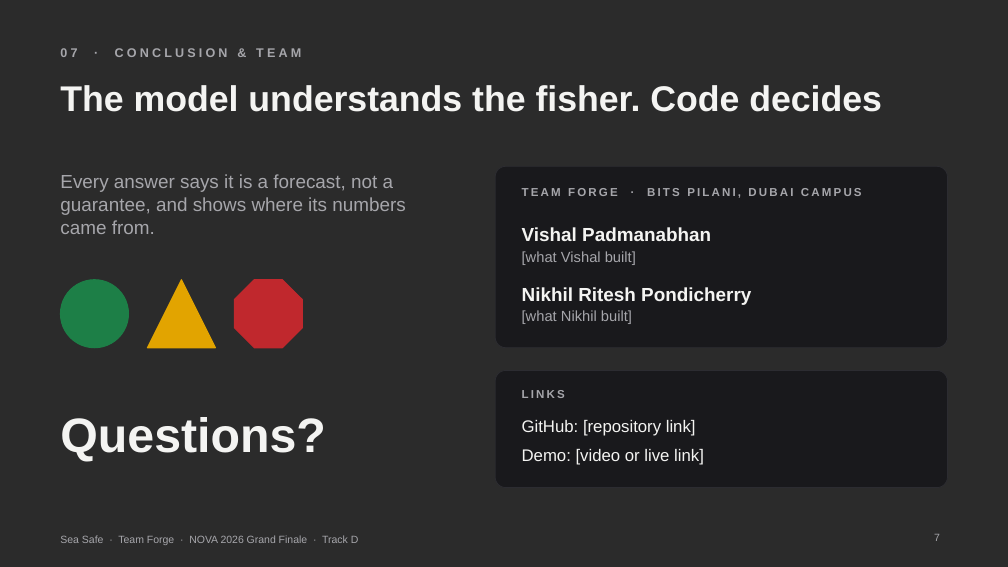
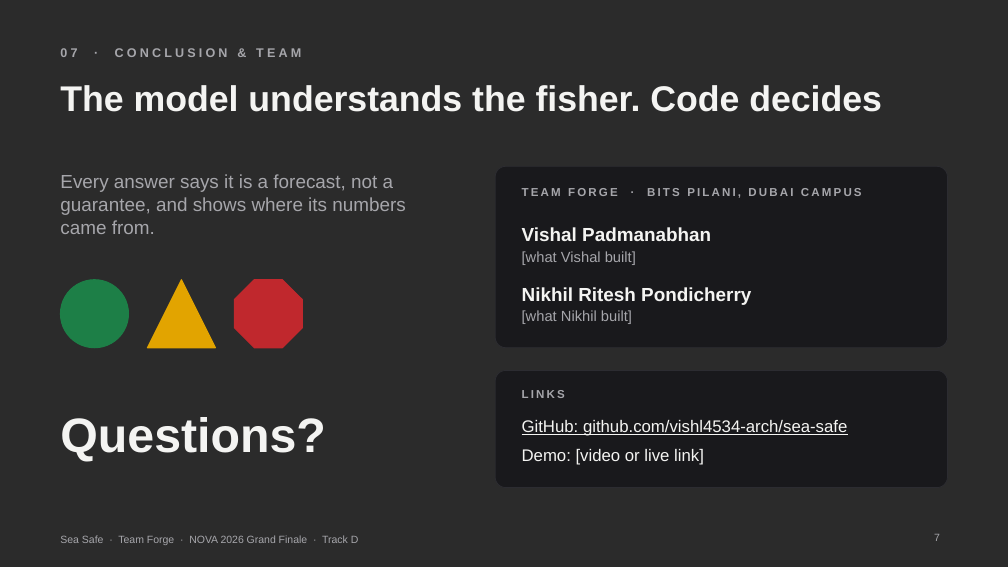
Before and after one commit to vishl4534-arch/sea-safe, a slide deck: slide 7 of Claude outputs/Sea_Safe_NOVA_2026.pptx. Drawn at 1008x567 pixels with LibreOffice and Linux fonts; fonts in the diff are those of the drawing; background and template pictures are left out; a plain dark background stands for a picture behind light text. Boxes give left, top, right and bottom in pixels: in the first picture for what was removed or moved away, otherwise in the second. Text is boxed around its words. In the diff, an @@ line names an element or a change of style, - is before the commit and + after.

```diff
--- a/Claude outputs/Sea_Safe_NOVA_2026.pptx
+++ b/Claude outputs/Sea_Safe_NOVA_2026.pptx
@@ text at [522,420,847,436]: text changed @@
-GitHub: [repository link]
+GitHub: github.com/vishl4534-arch/sea-safe
```
Also in this commit, not shown: 3 other slides changed, 1 slide added, 1 slide removed, 38 other files.
